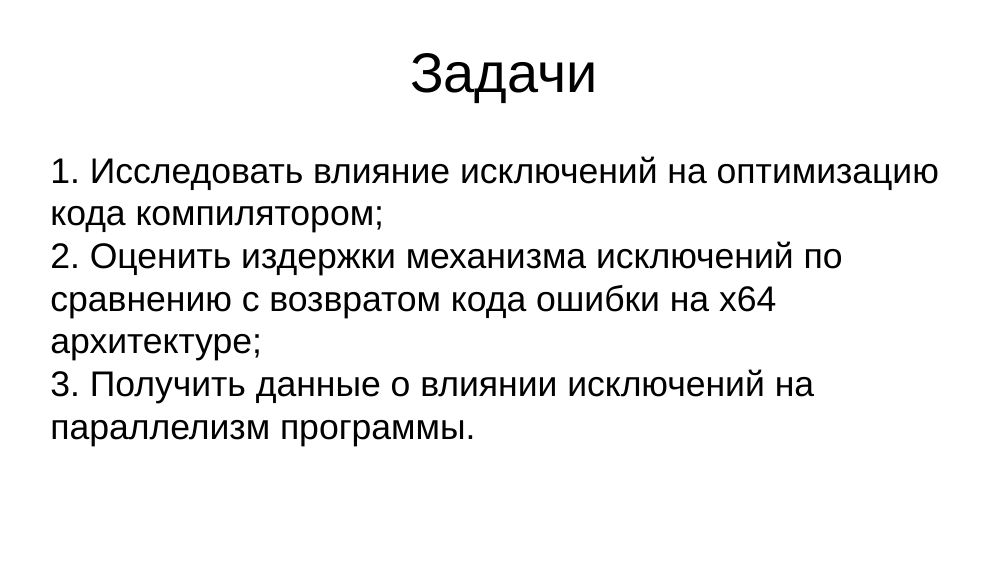
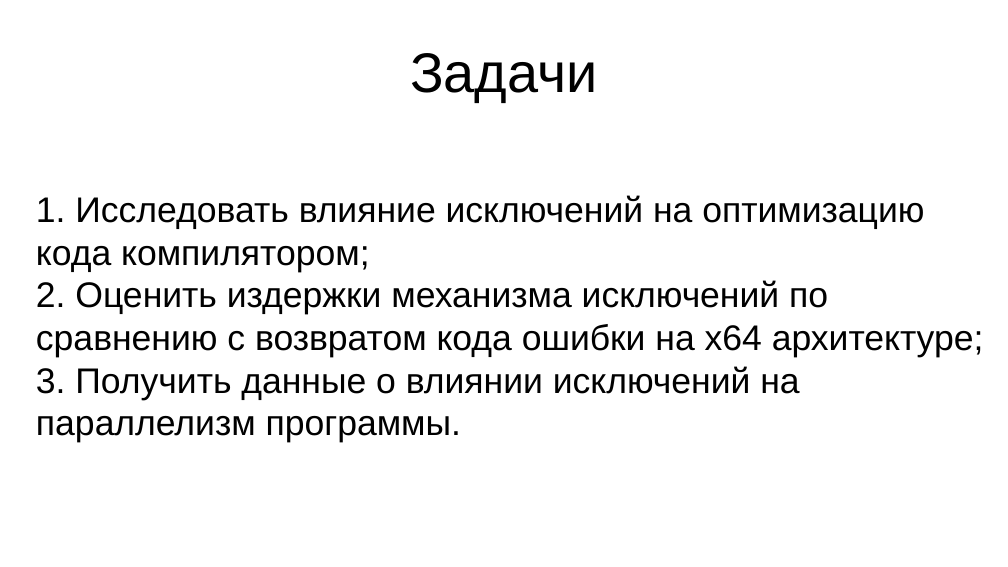
Before and after one commit to Leartiz/exception_research, a slide deck: slide 6 of about/presentation_v1.odp (slide 5 before the commit). Drawn at 1008x567 pixels with LibreOffice and Linux fonts; fonts in the diff are those of the drawing. Boxes give left, top, right and bottom in pixels: in the first picture for what was removed or moved away, otherwise in the second. Text is boxed around its words. In the diff, an @@ line names an element or a change of style, - is before the commit and + after.

```diff
--- a/about/presentation_v1.odp
+++ b/about/presentation_v1.odp
@@ subtitle "1. Исследовать влияние исключений на ..." rewrapped from [50,156,939,446] to [36,195,984,443] @@
```
Also in this commit, not shown: 8 other slides changed, 11 slides added, 3 slides removed, 10 other files.
